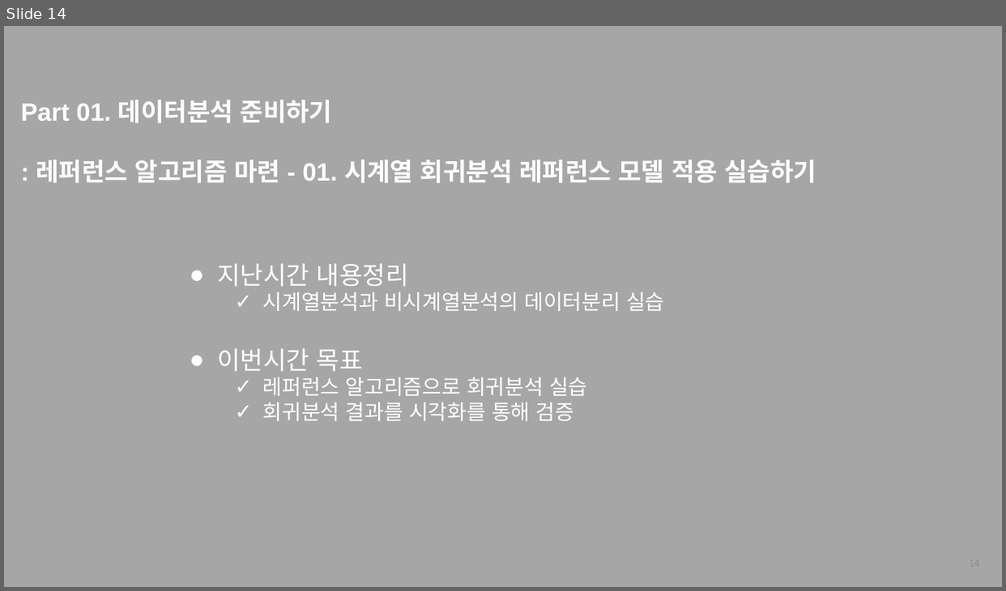
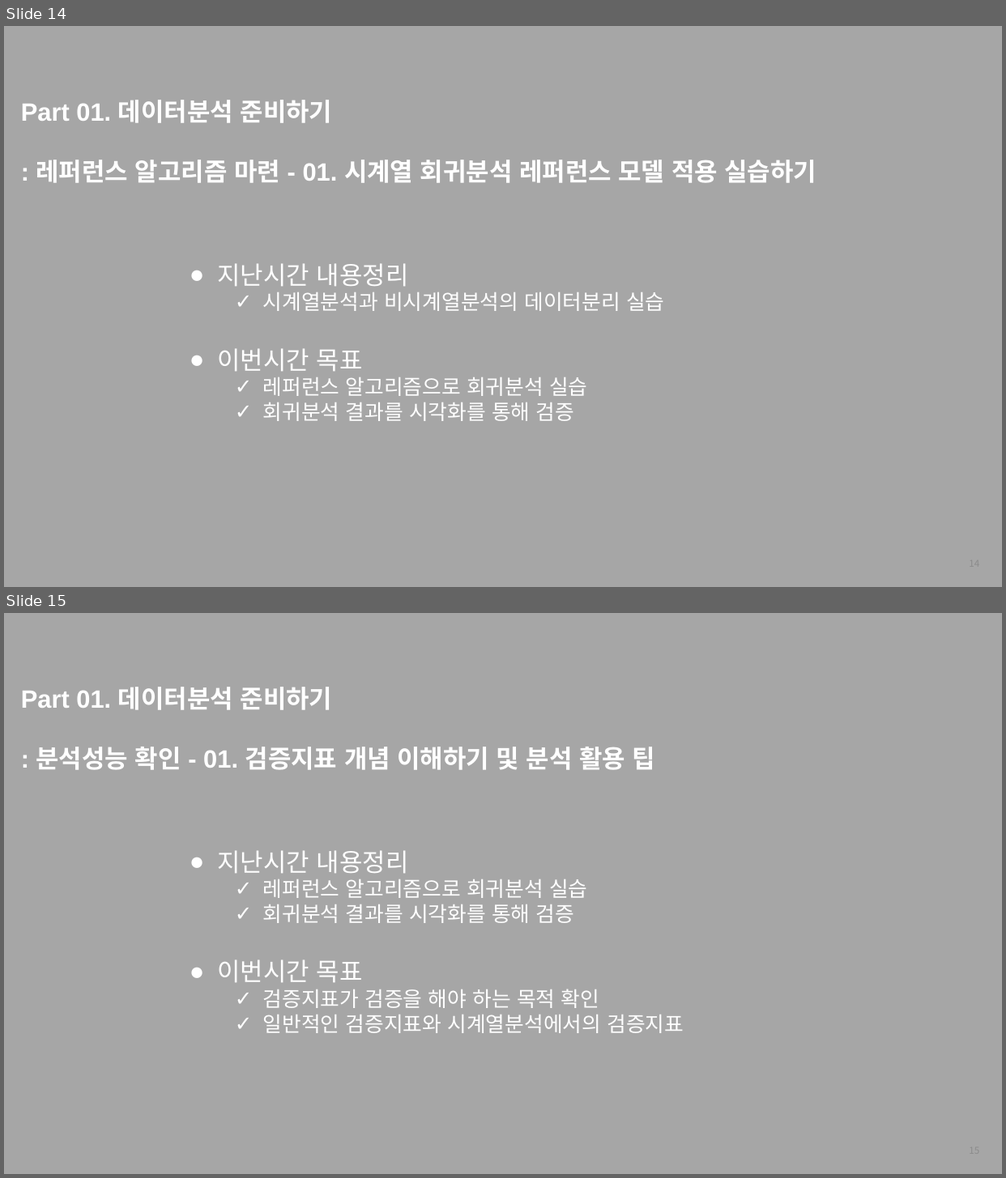
Before and after one commit to thekimk/All-About-Time-Series-Analysis, a slide deck: [FastCampus] 커리큘럼_김경원박사.pptx. Shown one above the other, each under a label of ours: slide 14 before the commit, slides 14 and 15 after it. The pictures are 1006x591 and 1006x1178 pixels, drawn with LibreOffice and Linux fonts; fonts in the diff are those of the drawing; background and template pictures are left out. Boxes give left, top, right and bottom in pixels: in the first picture for what was removed or moved away, otherwise in the second. Text is boxed around its words. In the diff, an @@ line names an element or a change of style, - is before the commit and + after.

```diff
--- a/[FastCampus] 커리큘럼_김경원박사.pptx
+++ b/[FastCampus] 커리큘럼_김경원박사.pptx
@@ slide 15 added at (4, 613, 1002, 1174), background #A6A6A6 @@
@@ text added at (21, 687, 655, 770), 24 pt, text #FFFFFF, bold @@
+Part 01. 데이터분석 준비하기
+: 분석성능 확인 - 01. 검증지표 개념 이해하기 및 분석 활용 팁
@@ text added at (218, 850, 684, 1033), 20 pt, text #FFFFFF @@
+● 지난시간 내용정리
+  ✓ 레퍼런스 알고리즘으로 회귀분석 실습
+  ✓ 회귀분석 결과를 시각화를 통해 검증
+● 이번시간 목표
+  ✓ 검증지표가 검증을 해야 하는 목적 확인
+  ✓ 일반적인 검증지표와 시계열분석에서의 검증지표
@@ page number added at (756, 1136, 988, 1166), 9 pt, text #8C8C8C @@
+15
```
Also in this commit, not shown: 1 slide changed, 1 other slide added, 1 other file.
